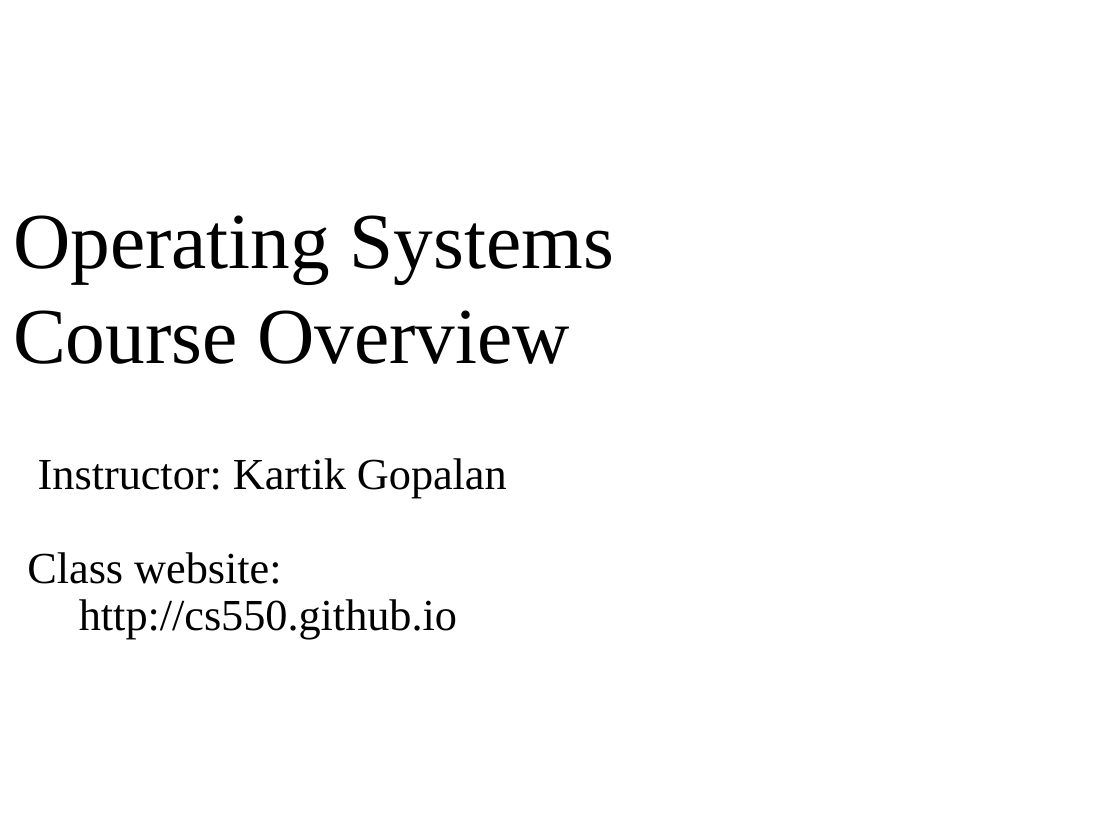
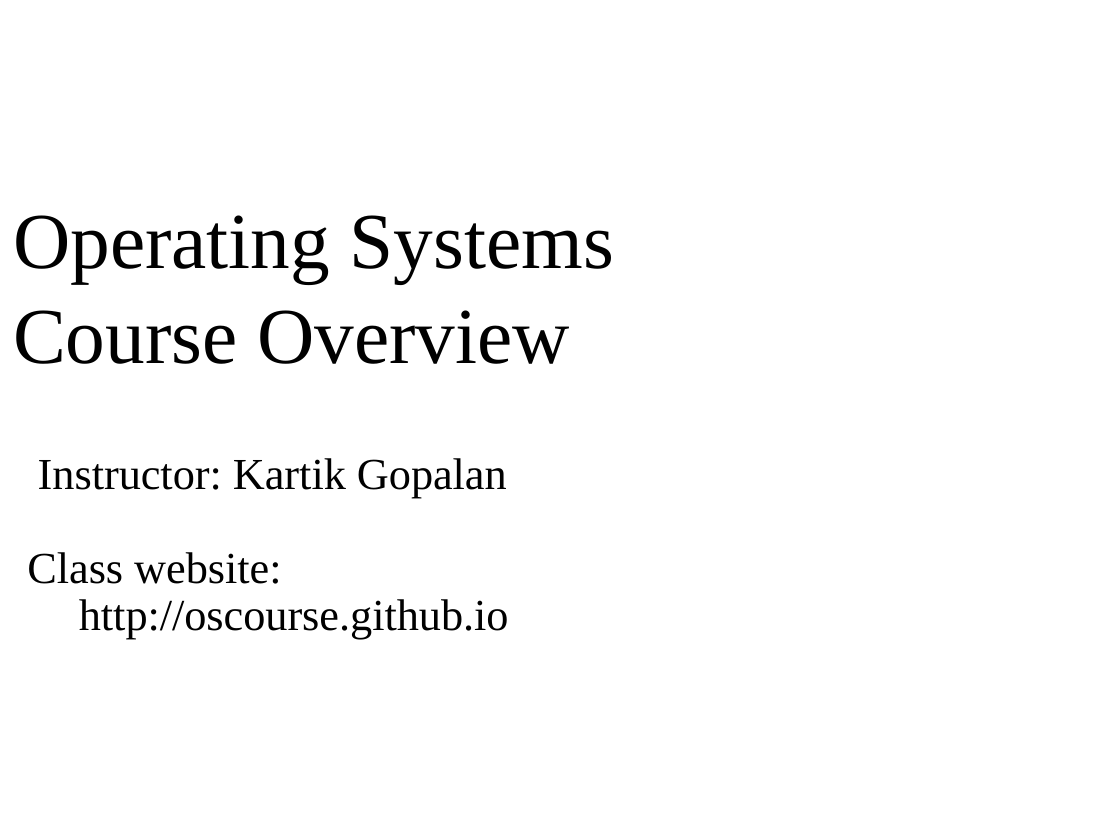
Before and after one commit to oscourse/oscourse.github.io, a slide deck: slide 1 of slides/overview.pptx. Drawn at 1120x840 pixels with LibreOffice and Linux fonts; fonts in the diff are those of the drawing. Boxes give left, top, right and bottom in pixels: in the first picture for what was removed or moved away, otherwise in the second. Text is boxed around its words. In the diff, an @@ line names an element or a change of style, - is before the commit and + after.

```diff
--- a/slides/overview.pptx
+++ b/slides/overview.pptx
@@ text at [79,599,509,639]: text changed @@
-  http://cs550.github.io
+  http://oscourse.github.io
```
Also in this commit, not shown: 1 other slide changed, 1 other file.
